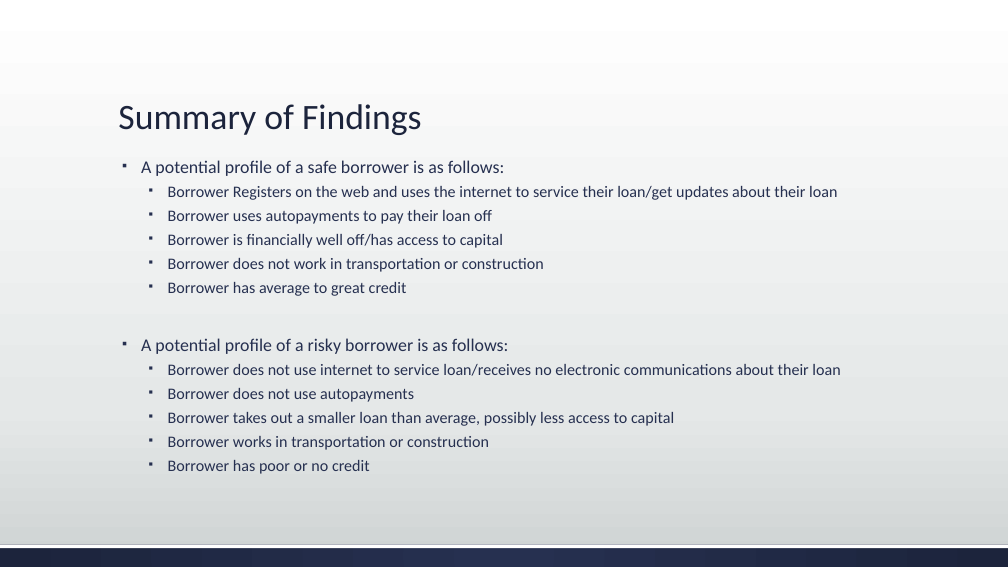
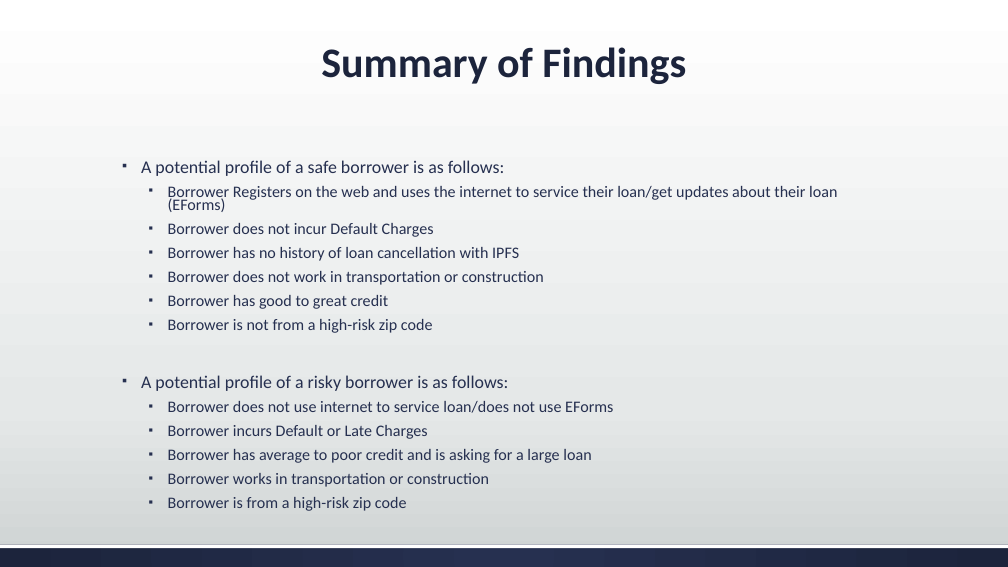
Before and after one commit to ericvan1325/IPFS-Analytics-Competiton, a slide deck: slide 31 of IPFS Analytics.pptx (slide 13 before the commit). Drawn at 1008x567 pixels with LibreOffice and Linux fonts; fonts in the diff are those of the drawing. Boxes give left, top, right and bottom in pixels: in the first picture for what was removed or moved away, otherwise in the second. Text is boxed around its words. In the diff, an @@ line names an element or a change of style, - is before the commit and + after.

```diff
--- a/IPFS Analytics.pptx
+++ b/IPFS Analytics.pptx
@@ title "Summary of Findings": place and size @@
-title "Summary of Findings" at box(118, 104, 422, 135)
+title "Summary of Findings" at box(321, 47, 686, 84)
@@ title "Summary of Findings" at box(321, 47, 686, 84): size 34 to 40 pt, bold on; alignment left to centre @@
@@ text at box(168, 186, 837, 261): text changed @@
-  ▪ Borrower Registers on the web and uses the internet to service their loan/get updates about their loan
-  ▪ Borrower uses autopayments to pay their loan off
-  ▪ Borrower is financially well off/has access to capital
+  ▪ Borrower Registers on the web and uses the internet to service their loan/get updates about their loan (EForms)
+  ▪ Borrower does not incur Default Charges
+  ▪ Borrower has no history of loan cancellation with IPFS
@@ text at box(168, 295, 433, 333): text changed @@
-  ▪ Borrower has average to great credit
+  ▪ Borrower has good to great credit
+  ▪ Borrower is not from a high-risk zip code
@@ text at box(168, 401, 613, 463): text changed @@
-  ▪ Borrower does not use internet to service loan/receives no electronic communications about their loan
-  ▪ Borrower does not use autopayments
-  ▪ Borrower takes out a smaller loan than average, possibly less access to capital
+  ▪ Borrower does not use internet to service loan/does not use EForms
+  ▪ Borrower incurs Default or Late Charges
+  ▪ Borrower has average to poor credit and is asking for a large loan
@@ text at box(168, 497, 407, 511): text changed @@
-  ▪ Borrower has poor or no credit
+  ▪ Borrower is from a high-risk zip code
```
Also in this commit, not shown: 10 other slides changed, 23 slides added, 6 slides removed.
